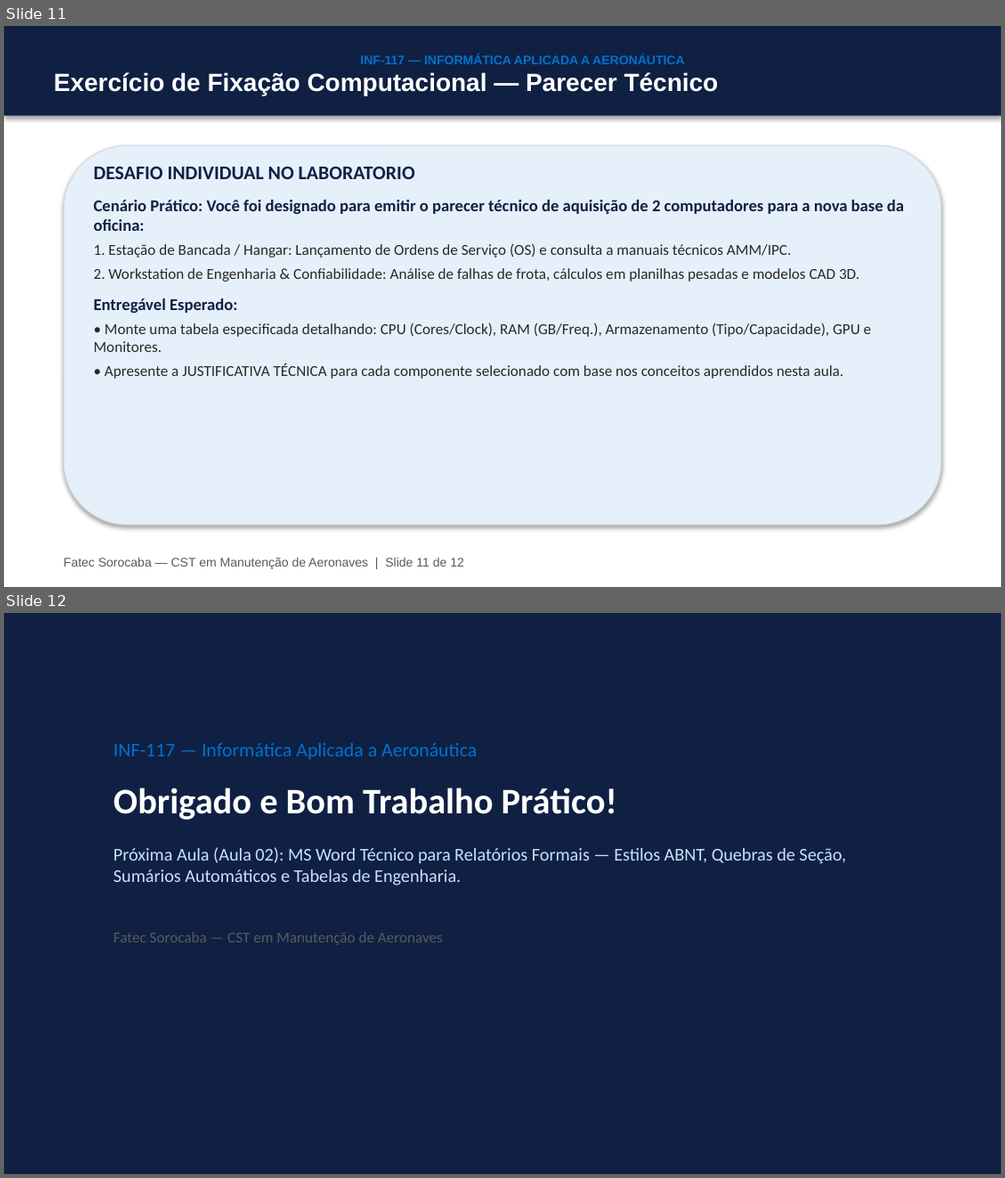
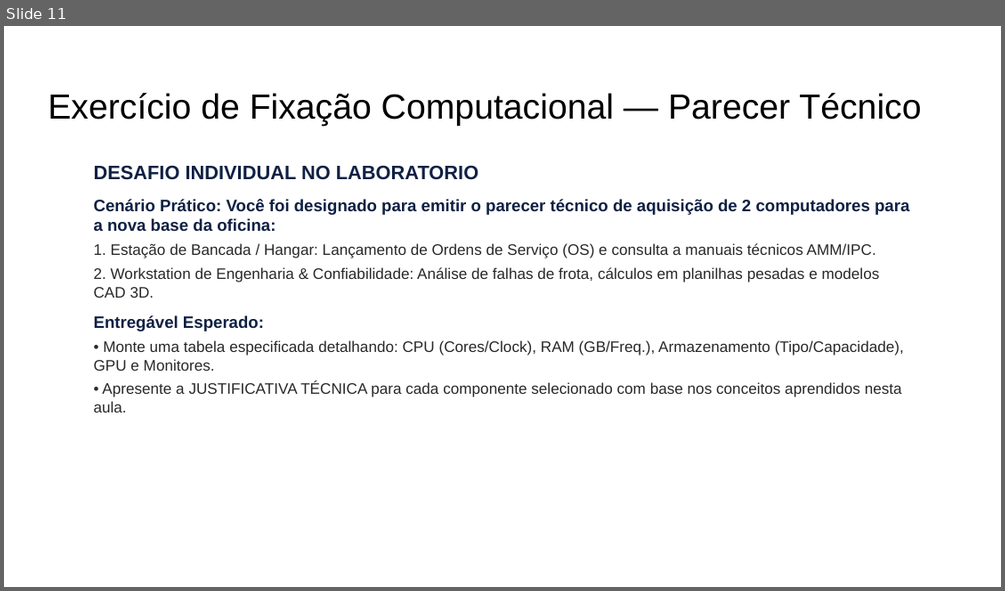
Before and after one commit to profAndreSouza/Material, a slide deck: Informática Aplicada a Aeronáutica/Slides/Slides_Aula_01_Hardware_e_Estacoes_de_Trabalho.pptx. Shown one above the other, each under a label of ours: slides 11 and 12 before the commit, slide 11 after it. The pictures are 1005x1178 and 1005x591 pixels, drawn with LibreOffice and Linux fonts; fonts in the diff are those of the drawing; background and template pictures are left out. Boxes give left, top, right and bottom in pixels: in the first picture for what was removed or moved away, otherwise in the second. Text is boxed around its words. In the diff, an @@ line names an element or a change of style, - is before the commit and + after.

```diff
--- a/Informática Aplicada a Aeronáutica/Slides/Slides_Aula_01_Hardware_e_Estacoes_de_Trabalho.pptx
+++ b/Informática Aplicada a Aeronáutica/Slides/Slides_Aula_01_Hardware_e_Estacoes_de_Trabalho.pptx
@@ slide 12 removed at (4,613,1001,1174), background #FFFFFF @@
@@ rectangle removed at (4,613,1001,1173) @@
@@ text removed at (113,743,846,945) @@
-INF-117 — Informática Aplicada a Aeronáutica
-Obrigado e Bom Trabalho Prático!
-Próxima Aula (Aula 02): MS Word Técnico para Relatórios Formais — Estilos ABNT, Quebras de Seção, Sumários Automáticos e Tabelas de Engenharia.
-Fatec Sorocaba — CST em Manutenção de Aeronaves
@@ slide 11 changed as well @@
@@ title "Exercício de Fixação Computacional — ...": place and size @@
-title "Exercício de Fixação Computacional — ..." at (4,26,1001,116)
+title "Exercício de Fixação Computacional — ..." at (48,93,921,126)
@@ title "Exercício de Fixação Computacional — ..." at (48,93,921,126): size 18 to 25.2 pt, text colour #FFFFFF to #000000, bold off; vertical alignment middle to top; fill #0F2043 to none; shadow off @@
@@ title at (360,54,684,64): paragraph removed @@
-INF-117 — INFORMÁTICA APLICADA A AERONÁUTICA
@@ rounded rectangle removed at (64,145,941,524) @@
@@ text "DESAFIO INDIVIDUAL NO LABORATORIO" at (94,165,909,412): font Calibri to Arial @@
@@ text removed at (64,557,464,569) @@
-Fatec Sorocaba — CST em Manutenção de Aeronaves | Slide 11 de 12
```
Also in this commit, not shown: 10 other slides changed, 4 other files.
